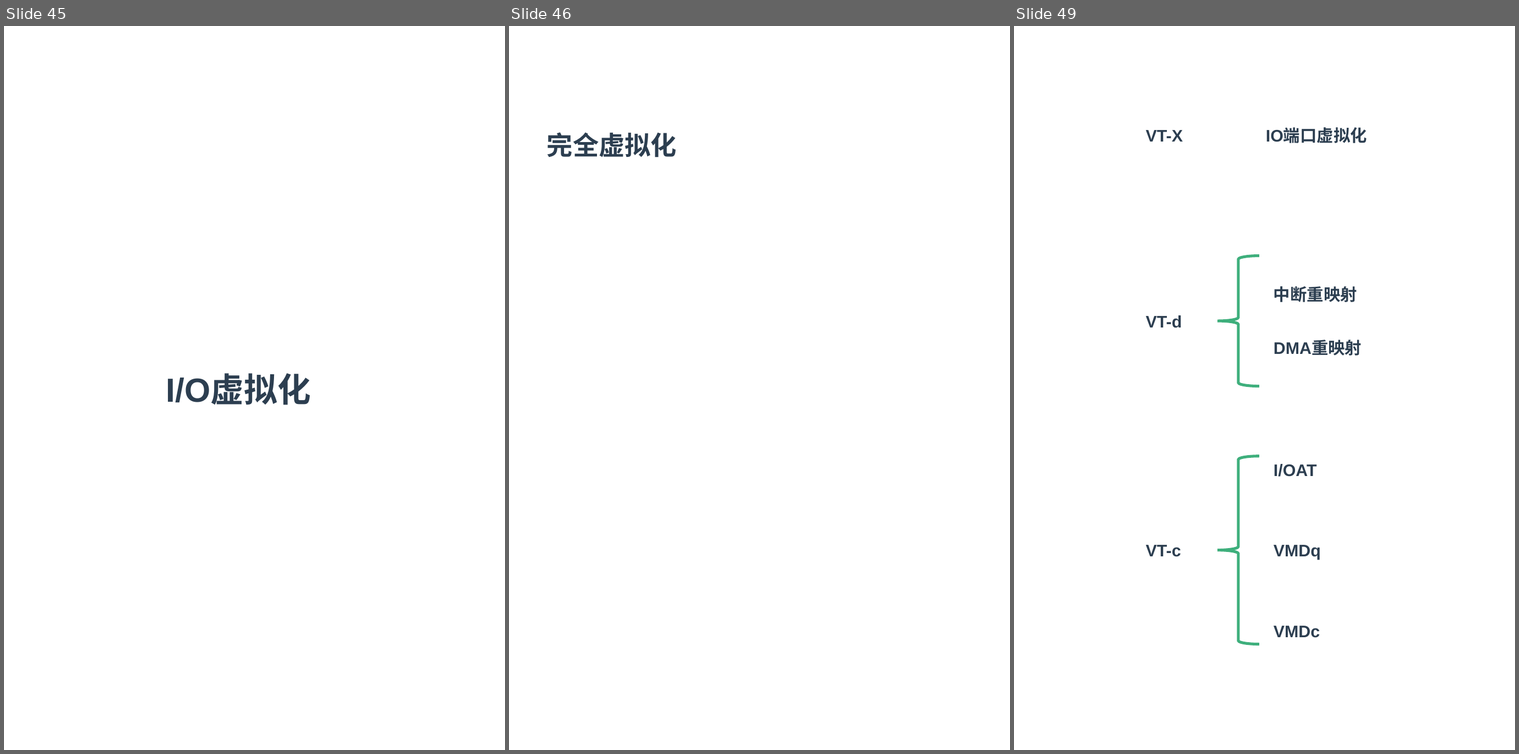
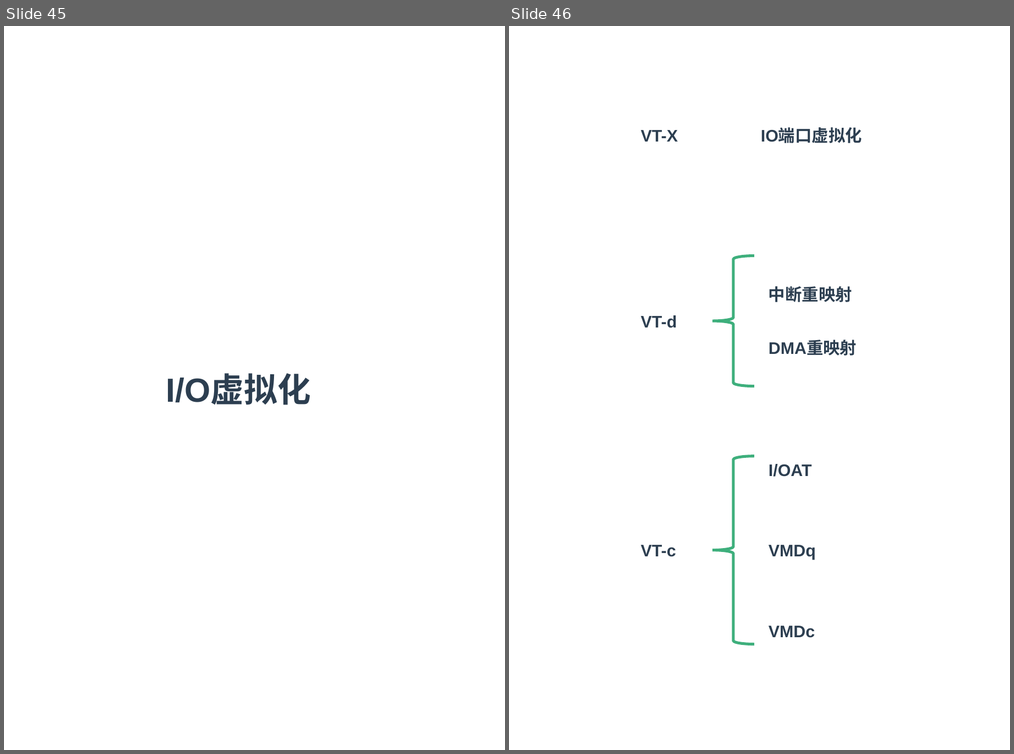
Before and after one commit to zaiqiang-dong/zaiqiang, a slide deck: picture/vitrualization/vitrualization.pptx. Shown side by side, each under a label of ours: slides 45, 46 and 49 before the commit, slides 45 and 46 after it; the slides between them are not shown. The pictures are 1519x754 and 1014x754 pixels, drawn with LibreOffice and Linux fonts; fonts in the diff are those of the drawing. Boxes give left, top, right and bottom in pixels: in the first picture for what was removed or moved away, otherwise in the second. Text is boxed around its words. In the diff, an @@ line names an element or a change of style, - is before the commit and + after.

```diff
--- a/picture/vitrualization/vitrualization.pptx
+++ b/picture/vitrualization/vitrualization.pptx
@@ slide 46 removed at box(509, 26, 1010, 750), background #FFFFFF @@
@@ text removed at box(547, 132, 677, 157) @@
-完全虚拟化
@@ what was slide 49 is now slide 46 @@
```
Also in this commit, not shown: 2 slides changed, 1 slide added, 2 other slides removed, 5 other files.
